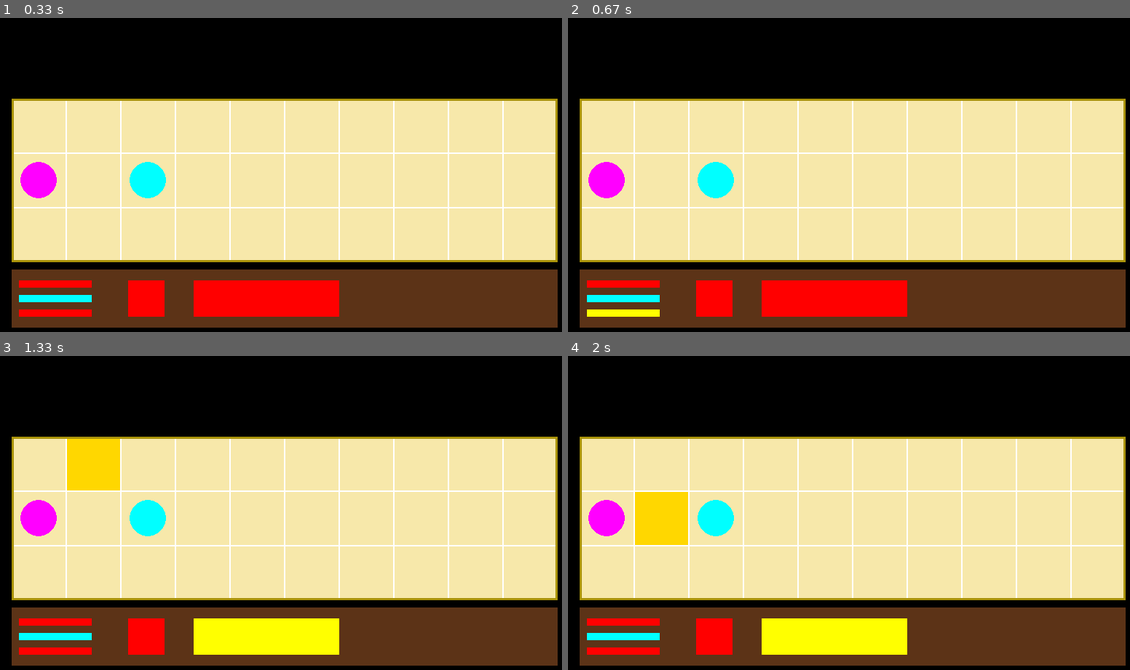
Above: before the commit, frames 1-4 (two rows, left to right).
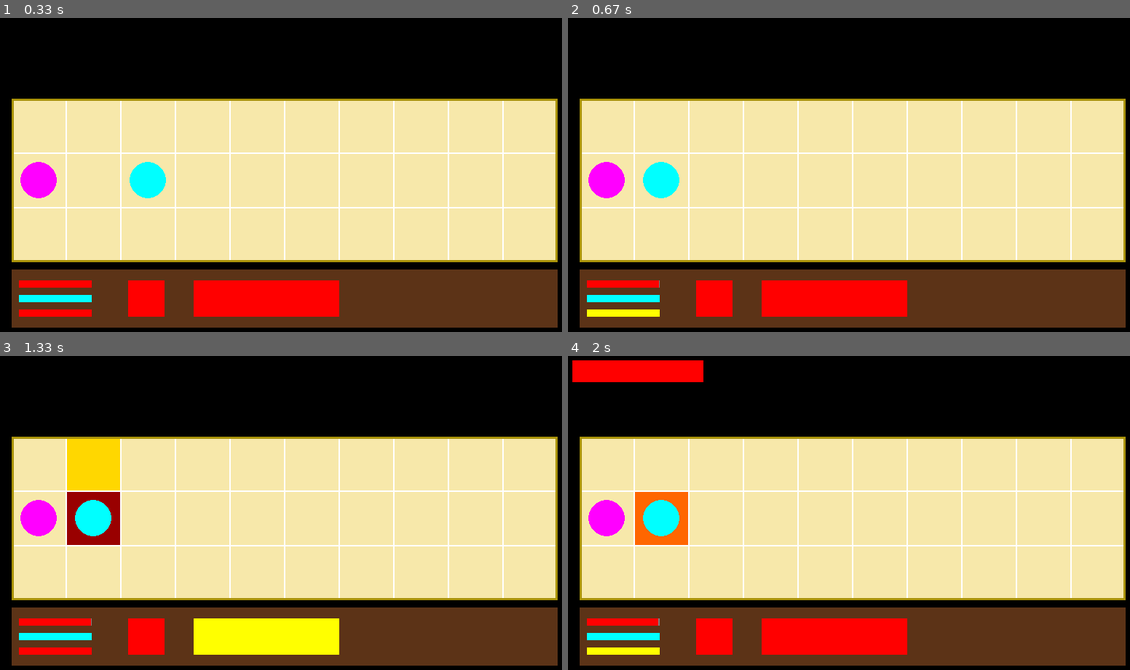
Above: after the commit, the same moments.

Repository: Assiriss/Pygame_Git_pogect
Game: pygame game, started from main.py
Two runs of this game, one before a commit and one after it. Both use one fixed random seed, a clock stepped at 60 frames per second and the inputs below.
Inputs (mouse positions are in pixels of both pictures, inside the frame that each line leads up to):
- Up to frame 1 (0.33 s): no input
- Up to frame 2 (0.67 s): click (624, 313) at 0.38 s
- Up to frame 3 (1.33 s): click (264, 635) at 0.72 s; click (106, 475) at 1.05 s
- Up to frame 4 (2 s): click (922, 563) at 1.38 s; click (646, 522) at 1.72 s

Frame 1 is identical in both runs. In frame 2, 1.2% of the frame differs, in the area x 13-30%, y 45-86%; in frame 3, 2.2%; in frame 4, 7.1%, in the area x 0-61%, y 1-96%.

Commit message:
dvizhok
napisal ii vragov

Diff:
--- a/main.py
+++ b/main.py
@@ -125,9 +125,9 @@
                         newenem.obozn = 'd'
                         newenem.allhealth = 100
                         newenem.health = newenem.health
-                        newenem.range = 0
-                        newenem.damage = 0
-                        newenem.defend = 0
+                        newenem.range = 1
+                        newenem.damage = 1
+                        newenem.defend = 1
                     self.enemies[(zi, i)] = newenem
                     self.boardshow[i][zi] = 'e'
                     g.append('e')
@@ -137,7 +137,7 @@
                         self.playerx = zi
                         self.playery = i
                         self.boardshow[i][zi] = '@'
-                        self.hero.pos = (i, zi)
+                        self.hero.pos = (zi, i)
                         for i1 in range(self.hero.range * -1, self.hero.range + 1):
                             if 0 <= i1 + i <= self.height - 1:
                                 for j in range(-1, 2):
@@ -254,34 +254,81 @@
             self.height * self.cell_size + self.top + 65, self.height * self.cell_size + self.top + 65 + 10):
             self.butgoactive = False
             self.butweap1active = False
-            self.butnextactive = True
-            cell_coords = [self.playerx, self.playery]
-            for i in range(self.height):
-                for j in range(self.width):
-                    if self.boardshow[i][j] == 'e':
-                        pass
-                    elif self.boardshow[i][j] == 'e1' or self.boardshow[i][j] == 'e12':
-                        self.boardshow[i][j] = 'e'
+            if self.butnextactive:
+                self.butnextactive = False
+            else:
+                self.butnextactive = True
+            if self.butnextactive:
+                neenemies = self.enemies.copy()
+                self.enemies.clear()
+                for elem in neenemies:
+                    evildude = neenemies[elem]
+                    sp = []
+                    pos_x = evildude.pos[0]
+                    pos_y = evildude.pos[1]
+                    kol = evildude.range
+                    prx = pos_x
+                    pry = pos_y
+                    while (pos_x, pos_y) != (self.playerx, self.playery) or kol > 0:
+
+                        prx = pos_x
+                        pry = pos_y
+                        if pos_x != self.playerx:
+                            pos_x += (self.playerx - pos_x) // abs(self.playerx - pos_x)
+                        if pos_y != self.playery:
+                            pos_y += (self.playery - pos_y) // abs(self.playery - pos_y)
+                        kol -= 1
+                        print(pos_x, pos_y)
+                    print(self.hero.pos)
+                    if (pos_x, pos_y) == (self.playerx, self.playery):
+                        print(evildude.pos[0], evildude.pos[1])
+                        self.boardshow[evildude.pos[1]][evildude.pos[0]] = '0'
+                        self.board[evildude.pos[1]][evildude.pos[0]] = '.'
+                        evildude.pos = (prx, pry)
+                        self.enemies[(prx, pry)] = evildude
+                        print(prx, pry)
+                        self.board[pry][prx] = 'e'
+                        self.boardshow[pry][prx] = 'e'
+                        self.hero.health -= evildude.damage
                     else:
-                        self.boardshow[i][j] = '0'
-                    if self.board[i][j] != 'e' and self.board[i][j] != '@':
-                        self.board[i][j] = '.'
-            self.boardshow[self.playery][self.playerx] = 'b'
-            self.boardshow[cell_coords[1]][cell_coords[0]] = '@'
-            self.board[self.playery][self.playerx] = '.'
-            self.board[cell_coords[1]][cell_coords[0]] = '@'
-            for i1 in range(self.hero.range * -1, self.hero.range + 1):
-                if 0 <= i1 + cell_coords[1] <= self.height - 1:
-                    for j in range(-1, 2):
-                        if 0 <= j + cell_coords[0] <= self.width - 1:
-                            if self.boardshow[i1 + cell_coords[1]][j + cell_coords[0]] != '@' and \
-                                    self.boardshow[i1 + cell_coords[1]][j + cell_coords[0]] != 'e':
-                                self.boardshow[i1 + cell_coords[1]][j + cell_coords[0]] = 'b'
-                            if self.boardshow[i1 + cell_coords[1]][j + cell_coords[0]] == 'e':
-                                self.boardshow[i1 + cell_coords[1]][j + cell_coords[0]] = 'e1'
-                            if self.boardshow[i1 + cell_coords[1]][j + cell_coords[0]] == 'e2':
-                                self.boardshow[i1 + cell_coords[1]][j + cell_coords[0]] = 'e12'
-
+                        print(evildude.pos[0], evildude.pos[1])
+                        self.boardshow[evildude.pos[1]][evildude.pos[0]] = '0'
+                        self.board[evildude.pos[1]][evildude.pos[0]] = '.'
+                        evildude.pos = (pos_x, pos_y)
+                        print(pos_x, pos_y)
+                        self.enemies[(pos_x, pos_y)] = evildude
+                        self.board[pos_y][pos_x] = 'e'
+                        self.boardshow[pos_y][pos_x] = 'e'
+                for i in range(len(self.boardshow)):
+                    for j in self.boardshow[i]:
+                        print(j, end='')
+                    print()
+                cell_coords = [self.playerx, self.playery]
+                for i in range(self.height):
+                    for j in range(self.width):
+                        if self.boardshow[i][j] == 'e':
+                            pass
+                        elif self.boardshow[i][j] == 'e1' or self.boardshow[i][j] == 'e12':
+                            self.boardshow[i][j] = 'e'
+                        else:
+                            self.boardshow[i][j] = '0'
+                        if self.board[i][j] != 'e' and self.board[i][j] != '@':
+                            self.board[i][j] = '.'
+                self.boardshow[self.playery][self.playerx] = 'b'
+                self.boardshow[cell_coords[1]][cell_coords[0]] = '@'
+                self.board[self.playery][self.playerx] = '.'
+                self.board[cell_coords[1]][cell_coords[0]] = '@'
+                for i1 in range(self.hero.range * -1, self.hero.range + 1):
+                    if 0 <= i1 + cell_coords[1] <= self.height - 1:
+                        for j in range(-1, 2):
+                            if 0 <= j + cell_coords[0] <= self.width - 1:
+                                if self.boardshow[i1 + cell_coords[1]][j + cell_coords[0]] != '@' and \
+                                        self.boardshow[i1 + cell_coords[1]][j + cell_coords[0]] != 'e':
+                                    self.boardshow[i1 + cell_coords[1]][j + cell_coords[0]] = 'b'
+                                if self.boardshow[i1 + cell_coords[1]][j + cell_coords[0]] == 'e':
+                                    self.boardshow[i1 + cell_coords[1]][j + cell_coords[0]] = 'e1'
+                                if self.boardshow[i1 + cell_coords[1]][j + cell_coords[0]] == 'e2':
+                                    self.boardshow[i1 + cell_coords[1]][j + cell_coords[0]] = 'e12'
         elif mouse_pos[0] in range(self.left + self.butweap1cord, self.left + self.butweap1cord + 200) and mouse_pos[1]\
                 in range(self.height * self.cell_size + self.top + 25, self.height * self.cell_size + self.top + 75):
             self.butgoactive = False
@@ -305,6 +352,32 @@
                 self.butgoactive = False
                 self.playerx = cell_coords[0]
                 self.playery = cell_coords[1]
+                self.hero.pos = (self.playerx, self.playery)
+                for i in range(self.height):
+                    for j in range(self.width):
+                        if self.boardshow[i][j] == 'e':
+                            pass
+                        elif self.boardshow[i][j] == 'e1' or self.boardshow[i][j] == 'e12':
+                            self.boardshow[i][j] = 'e'
+                        else:
+                            self.boardshow[i][j] = '0'
+                        if self.board[i][j] != 'e' and self.board[i][j] != '@':
+                            self.board[i][j] = '.'
+                self.boardshow[self.playery][self.playerx] = 'b'
+                self.boardshow[cell_coords[1]][cell_coords[0]] = '@'
+                self.board[self.playery][self.playerx] = '.'
+                self.board[cell_coords[1]][cell_coords[0]] = '@'
+                for i1 in range(self.hero.range * -1, self.hero.range + 1):
+                    if 0 <= i1 + cell_coords[1] <= self.height - 1:
+                        for j in range(-1, 2):
+                            if 0 <= j + cell_coords[0] <= self.width - 1:
+                                if self.boardshow[i1 + cell_coords[1]][j + cell_coords[0]] != '@' and \
+                                        self.boardshow[i1 + cell_coords[1]][j + cell_coords[0]] != 'e':
+                                    self.boardshow[i1 + cell_coords[1]][j + cell_coords[0]] = 'b'
+                                if self.boardshow[i1 + cell_coords[1]][j + cell_coords[0]] == 'e':
+                                    self.boardshow[i1 + cell_coords[1]][j + cell_coords[0]] = 'e1'
+                                if self.boardshow[i1 + cell_coords[1]][j + cell_coords[0]] == 'e2':
+                                    self.boardshow[i1 + cell_coords[1]][j + cell_coords[0]] = 'e12'
             elif self.butweap1active and (self.boardshow[cell_coords[1]][cell_coords[0]] == 'e1' or
                                        self.boardshow[cell_coords[1]][cell_coords[0]] == 'e12'):
                 self.enemies[(cell_coords[0], cell_coords[1])].health -= self.hero.damage
